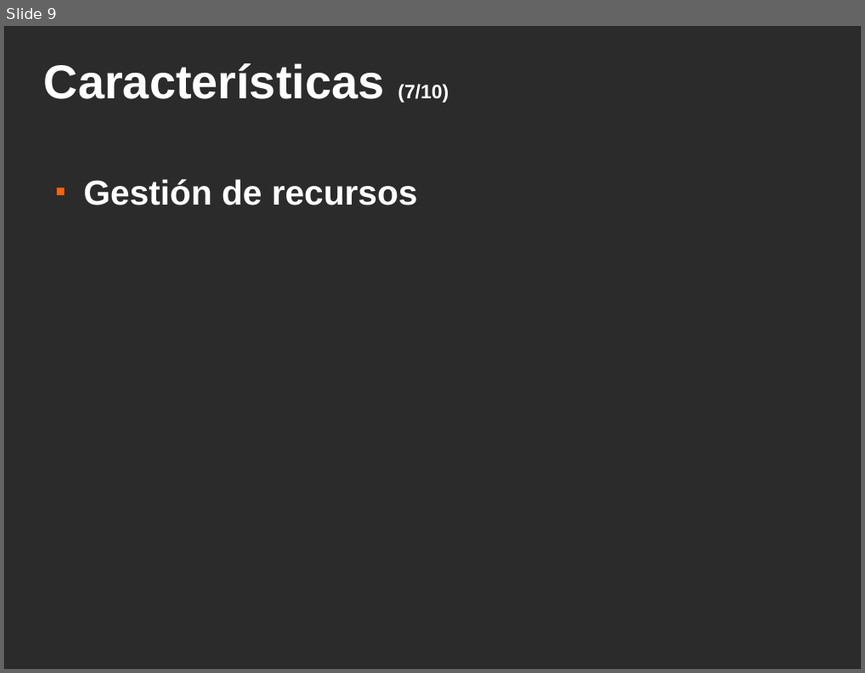
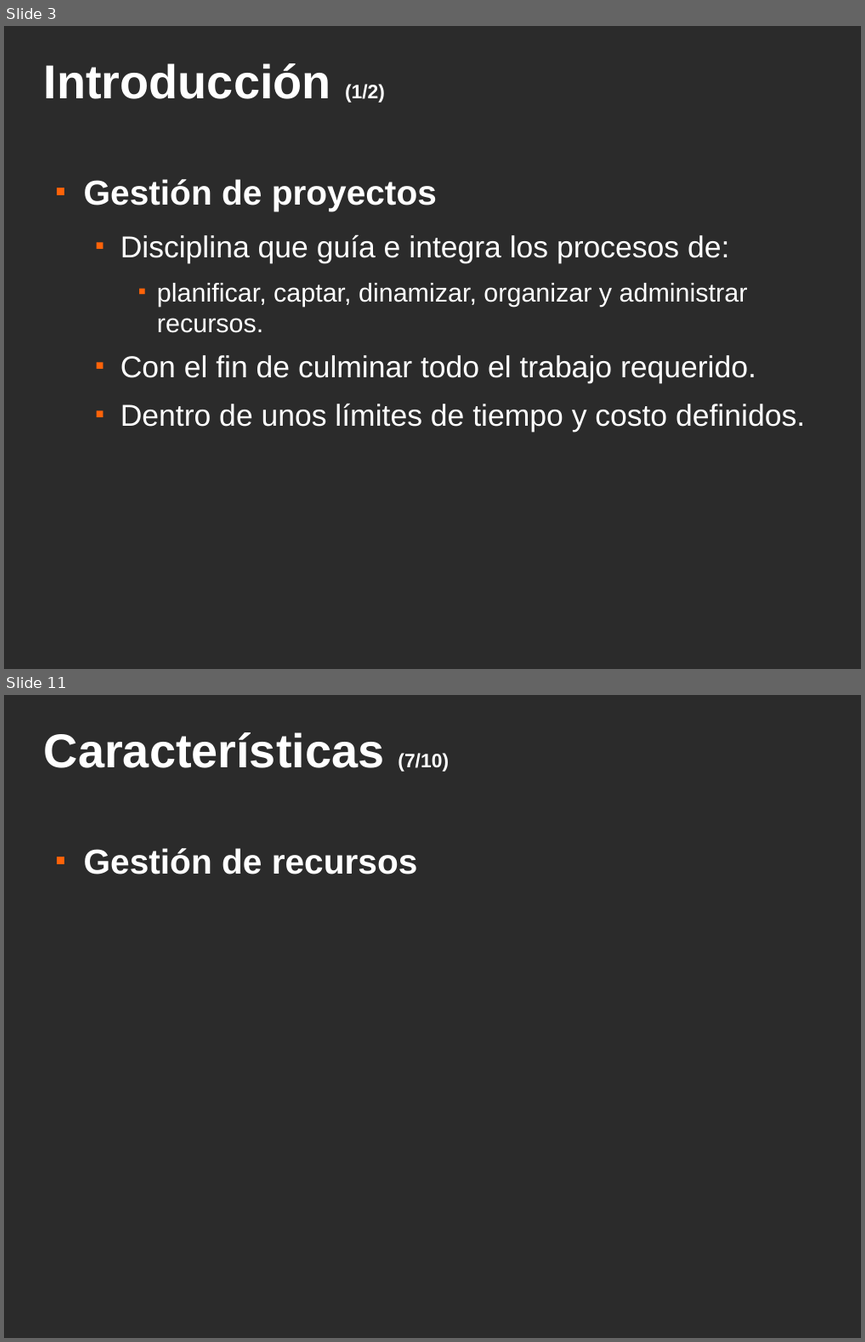
Before and after one commit to srug86/trabajos5oesi.sistcolab, a slide deck: slices/slices.odp. Shown one above the other, each under a label of ours: slide 9 before the commit, slides 3 and 11 after it; the slides between them are not shown. The pictures are 865x673 and 865x1342 pixels, drawn with LibreOffice and Linux fonts; fonts in the diff are those of the drawing; background and template pictures are left out; a plain dark background stands for a picture behind light text. Boxes give left, top, right and bottom in pixels: in the first picture for what was removed or moved away, otherwise in the second. Text is boxed around its words. In the diff, an @@ line names an element or a change of style, - is before the commit and + after.

```diff
--- a/slices/slices.odp
+++ b/slices/slices.odp
@@ slide 3 added at <box>4,26,861,669</box>, background picture (left out) @@
@@ title added at <box>44,63,385,102</box>, 44 pt, text #FFFFFF, bold @@
+Introducción (1/2)
@@ text added at <box>84,179,805,431</box>, 28 pt, text #FFFFFF @@
+■ Gestión de proyectos
+  ■ Disciplina que guía e integra los procesos de:
+    ■ planificar, captar, dinamizar, organizar y administrar recursos.
+  ■ Con el fin de culminar todo el trabajo requerido.
+  ■ Dentro de unos límites de tiempo y costo definidos.
@@ what was slide 9 is now slide 11 @@
```
Also in this commit, not shown: 8 slides changed, 1 other slide added.
